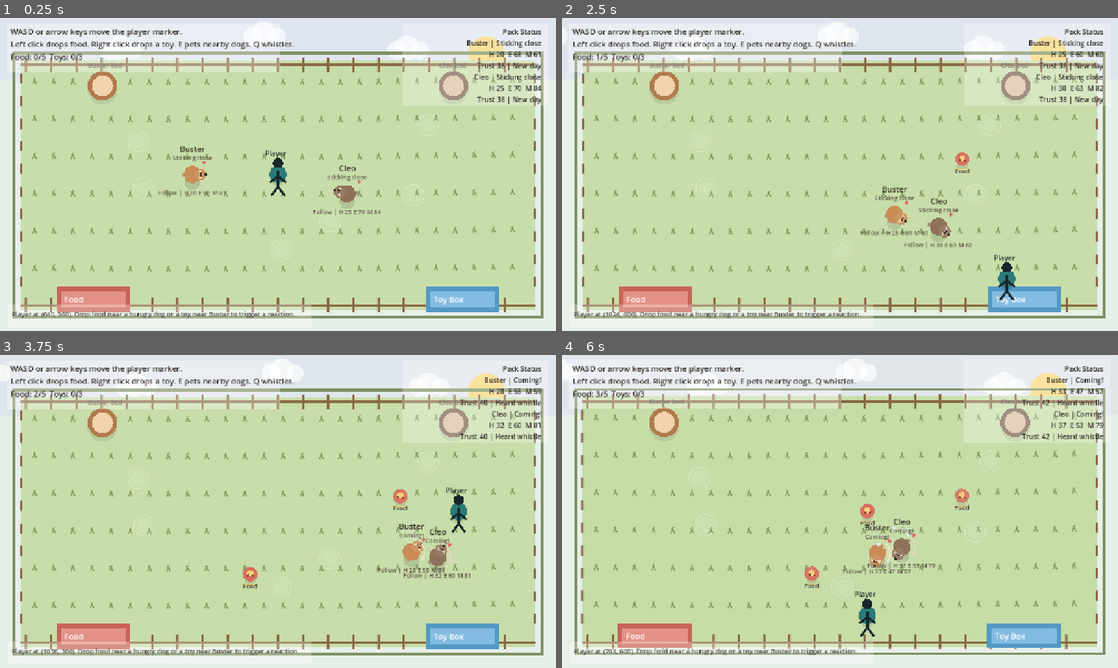
Above: before the commit, frames 1-4 (two rows, left to right).
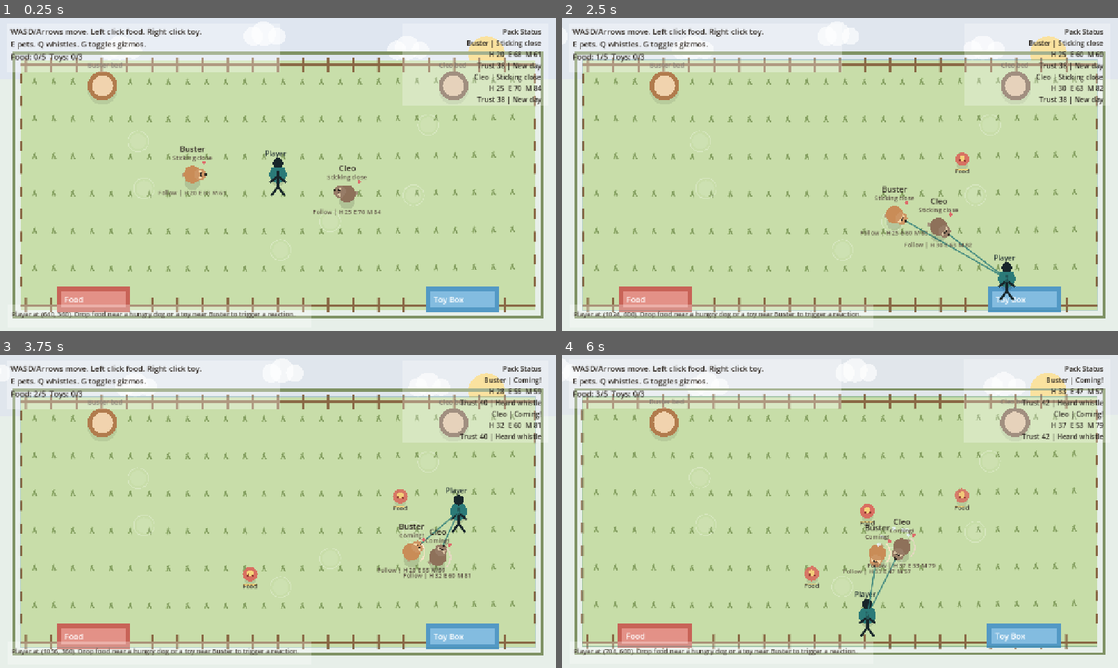
Above: after the commit, the same moments.

Repository: ttomas456/aa-autonomous-lifeform
Game: Godot game, scene res://scenes/main.tscn
Two runs of this game, one before a commit and one after it. Both use one fixed random seed, a clock stepped at 60 frames per second and the inputs below.
Inputs (mouse positions are in pixels of both pictures, inside the frame that each line leads up to):
- Up to frame 1 (0.25 s): no input
- Up to frame 2 (2.5 s): tap Enter at 0.5 s; move the mouse to (962, 158) at 0.52 s; hold D 0.53-1.28 s; tap G at 0.6, 1.35, 2.3 s; click (962, 158) at 0.67 s; move the mouse to (728, 190) at 1.27 s; hold S 1.28-2.03 s; move the mouse to (895, 105) at 2.02 s; hold D from 2.03 s (still down); tap E at 2.1 s
- Up to frame 3 (3.75 s): move the mouse to (250, 574) at 2.77 s; release D at 2.78 s; hold W 2.78-3.53 s; tap Q at 2.85 s; click (250, 574) at 2.92 s; tap G at 3.05, 3.6 s; move the mouse to (444, 558) at 3.52 s; hold A from 3.53 s (still down)
- Up to frame 4 (6 s): move the mouse to (673, 464) at 4.27 s; tap G at 4.35, 5.3 s; move the mouse to (867, 511) at 5.02 s; release A at 5.03 s; hold S 5.03-5.78 s; tap E at 5.1 s; click (867, 511) at 5.17 s; move the mouse to (756, 433) at 5.77 s; hold D from 5.78 s (still down); tap Q at 5.85 s

The runs differ from the first frame. In frame 1, 0.9% of the frame differs, in the area x 2-53%, y 3-10%; in frame 2, 1.9%; in frame 3, 1.8%; in frame 4, 1.9%, in the area x 2-97%, y 3-94%.

Commit message:
Add agent debug gizmos

Diff:
--- a/scripts/dog.gd
+++ b/scripts/dog.gd
@@ -347,6 +347,22 @@
 	decision_timer = 1.4
 
 
+func draw_debug_gizmo() -> void:
+	var target := global_position
+	match state:
+		DogState.WANDER:
+			target = wander_target
+		DogState.FOLLOW_PLAYER:
+			target = world.get_player_position()
+		DogState.SEEK_FOOD, DogState.PLAY:
+			if is_instance_valid(target_item):
+				target = target_item.global_position
+		DogState.SLEEP:
+			target = bed_position
+	world.draw_line(global_position, target, Color("2b7a78", 0.8), 2.0, true)
+	world.draw_circle(target, 8.0, Color("2b7a78", 0.35))
+
+
 func _emit_emotion_motes(color: Color, count: int, mote_type: String) -> void:
 	for i in range(count):
 		emotion_motes.append({
--- a/scripts/main.gd
+++ b/scripts/main.gd
@@ -35,6 +35,7 @@
 
 var day_time := 0.0
 var camera_shake := 0.0
+var debug_gizmos := false
 
 
 func _ready() -> void:
@@ -64,6 +65,8 @@
 			_pet_nearest_dog()
 		elif event.keycode == KEY_Q:
 			_whistle_pack()
+		elif event.keycode == KEY_G:
+			debug_gizmos = not debug_gizmos
 
 
 func _draw() -> void:
@@ -85,6 +88,8 @@
 	_draw_zone(Vector2(980.0, 618.0), Vector2(170.0, 58.0), Color("5aa6d6"), "Toy Box")
 	_draw_player()
 	_draw_hud_backplates()
+	if debug_gizmos:
+		_draw_world_gizmos()
 
 
 func get_player_position() -> Vector2:
@@ -217,7 +222,7 @@
 
 
 func _refresh_hud() -> void:
-	hud_label.text = "WASD or arrow keys move the player marker.\nLeft click drops food. Right click drops a toy. E pets nearby dogs. Q whistles.\nFood: %d/%d  Toys: %d/%d" % [
+	hud_label.text = "WASD/Arrows move. Left click food. Right click toy.\nE pets. Q whistles. G toggles gizmos.\nFood: %d/%d  Toys: %d/%d" % [
 		food_items.get_child_count(),
 		FOOD_LIMIT,
 		toy_items.get_child_count(),
@@ -296,6 +301,13 @@
 	draw_rect(Rect2(Vector2(18.0, 660.0), Vector2(700.0, 52.0)), Color(1, 1, 1, 0.28), true)
 
 
+func _draw_world_gizmos() -> void:
+	draw_rect(PLAY_AREA, Color("2b7a78", 0.28), false, 2.0)
+	for child in dogs_container.get_children():
+		if child.has_method("draw_debug_gizmo"):
+			child.draw_debug_gizmo()
+
+
 func _draw_player() -> void:
 	draw_circle(player.position + Vector2(0.0, 14.0), 14.0, Color(0, 0, 0, 0.12))
 	draw_circle(player.position, 20.0, Color("2b7a78"))
